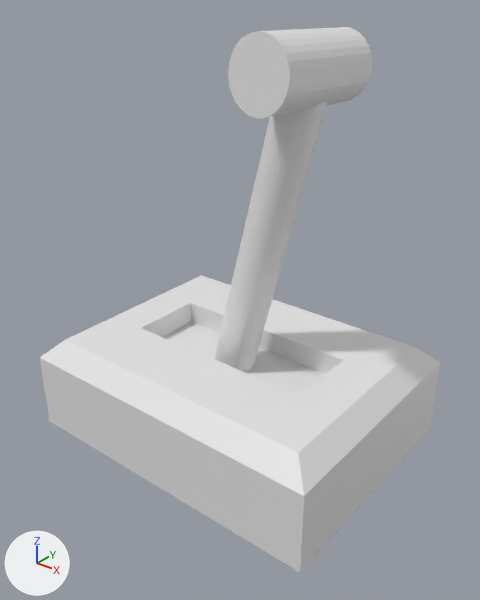
Renders of the Blender file Assets/3D Models/Switch.blend from each side of a commit.
Camera for both pictures: a 50 mm camera at (2.26, -2.57, 1.65) aimed at (0.08, 0.15, -0.03). Arrows for +X, +Y and +Z are at lower left; the lights stay in place.

Script lines for the objects in view, before the commit:
```python
mat_material = principled_material('Material')
mat_material.base_color = (0.8, 0.8, 0.8)  # white #e7e7e7
mat_material.roughness = 0.4
me_cube = bpy.data.meshes.new('Cube')
me_cube.from_pydata(...)  # 20 vertices, 16 faces; spans x -1.0..1.0, y -0.52..1.0, z -1.0..-0.39
me_cube.materials.append(mat_material)  # white #e7e7e7
me_cylinder = bpy.data.meshes.new('Cylinder')
me_cylinder.from_pydata(...)  # 128 vertices, 68 faces; spans x -0.11..0.25, y -0.04..0.72, z -0.57..1.71
ob_cube = bpy.data.objects.new('Cube', me_cube)
ob_cube.location = (0.0, 0.0, 0.0)
ob_cylinder = bpy.data.objects.new('Cylinder', me_cylinder)
ob_cylinder.location = (0.0, 0.0, -0.196)
ob_cylinder.rotation_euler = (0.108, 0.245, 0.0262)  # degrees (6.2, 14, 1.5)
```
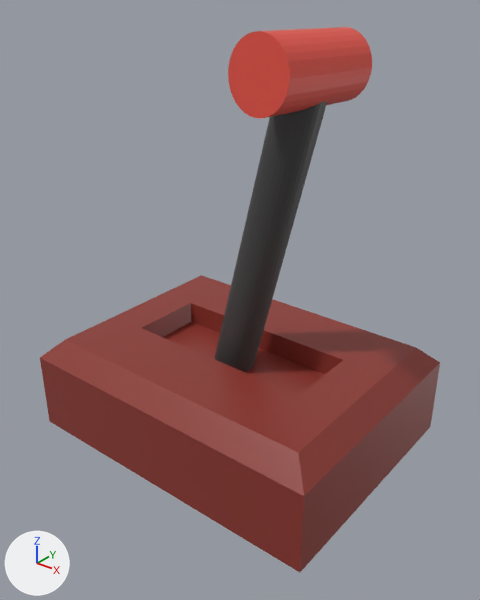
What differs and where, as boxes (x1, y1, x2, y2) in the pictures (480 x 600 px):
'Cube', recoloured
    both: (40, 275, 440, 572)
part 1 of me_cylinder, recoloured (white to black)
    both: (214, 102, 327, 372)
part 2 of me_cylinder, recoloured (white to red)
    both: (228, 27, 372, 118)

What the commit changed:
Material 'Material' (mat_material) changes colour from white #e7e7e7 to red #8e372f; in linear values from (0.8, 0.8, 0.8) to (0.27, 0.0382, 0.0284).
Material 'Switchpiece 2' (mat_switchpiece_2) is new.
Its base color is (0.8, 0.0836, 0.0589) (red #e75245).
Material 'Switchpiece 1' (mat_switchpiece_1) is new.
Its base color is (0.0558, 0.0558, 0.0558) (black #434343).
me_cylinder has 128 vertices, 68 faces and spans x -0.11..0.25, y -0.04..0.72, z -0.57..1.71.
me_cylinder is used by ob_cylinder; location (0.0, 0.0, -0.196); rotation (0.108, 0.245, 0.0262), in degrees (6.2, 14, 1.5).
me_cylinder part 1: all 32 faces centred in x -0.06..0.19, y 0.14..0.39, z 0.43..0.46 switch from no material to mat_switchpiece_1 (black #434343).
me_cylinder part 2: 34 of the faces centred in x -0.09..0.24, y -0.01..0.69, z 1.32..1.67 switch from no material to mat_switchpiece_2 (red #e75245).
